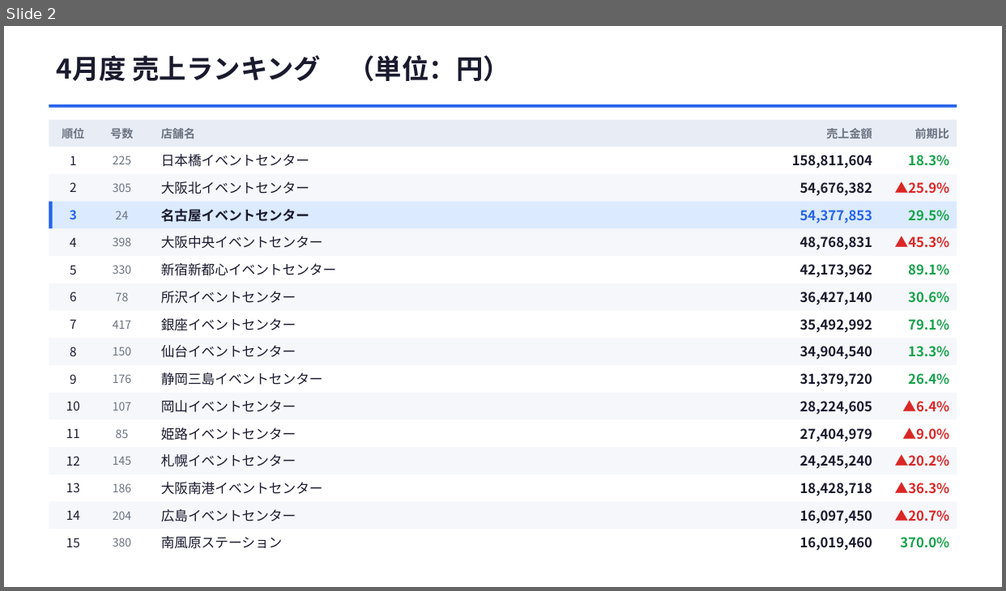
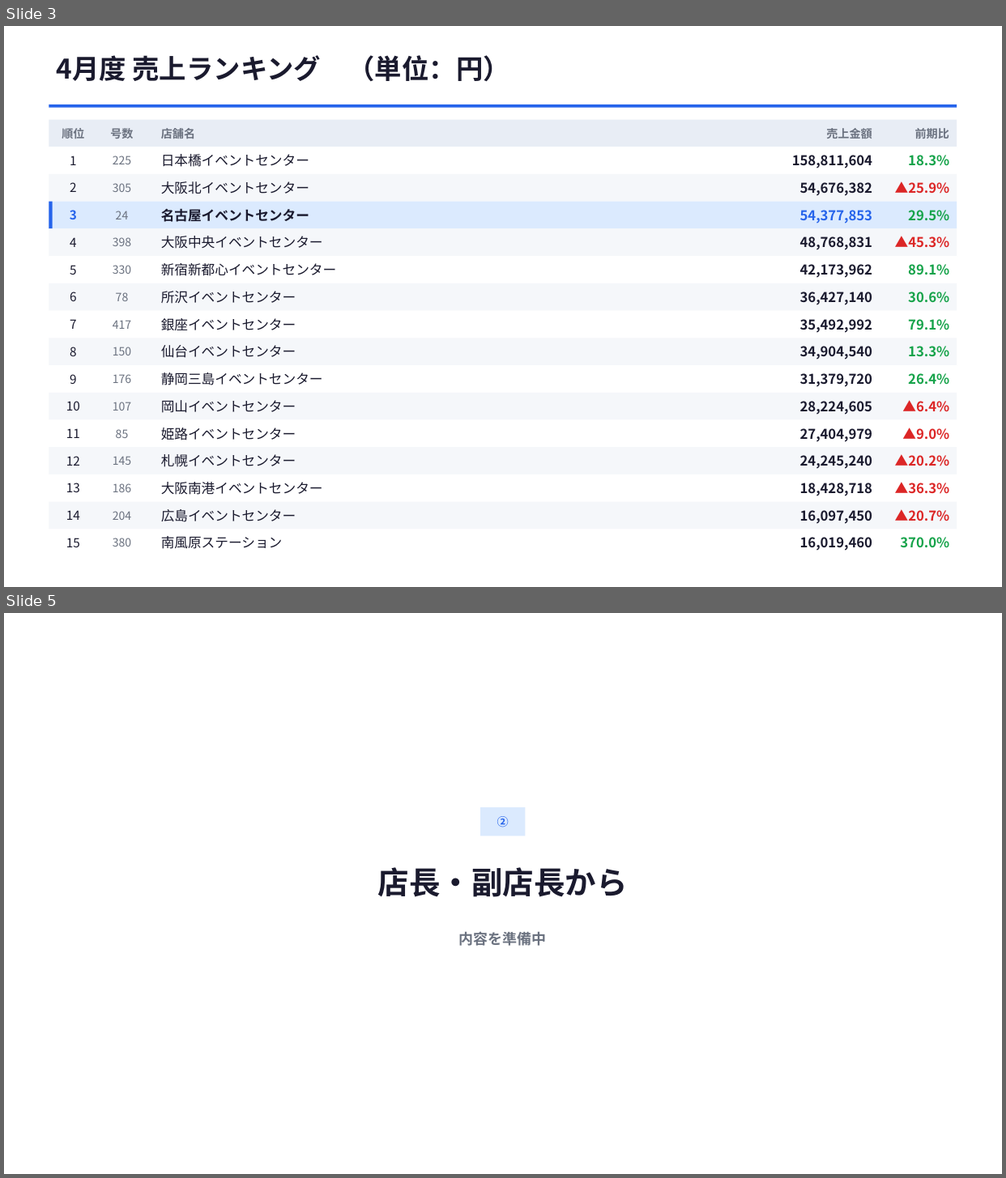
Before and after one commit to horihorihorihorichiz/-, a slide deck: slides/exports/sales-meeting.pptx. Shown one above the other, each under a label of ours: slide 2 before the commit, slides 3 and 5 after it; the slides between them are not shown. The pictures are 1006x591 and 1006x1178 pixels, drawn with LibreOffice and Linux fonts; fonts in the diff are those of the drawing. Boxes give left, top, right and bottom in pixels: in the first picture for what was removed or moved away, otherwise in the second. Text is boxed around its words. In the diff, an @@ line names an element or a change of style, - is before the commit and + after.

```diff
--- a/slides/exports/sales-meeting.pptx
+++ b/slides/exports/sales-meeting.pptx
@@ slide 5 added at (x1=4, y1=613, x2=1002, y2=1174), background #FFFFFF @@
@@ rectangle added at (x1=481, y1=807, x2=526, y2=836), fill #DBEAFE @@
@@ text added at (x1=497, y1=816, x2=509, y2=828), 11 pt, text #2563EB, bold @@
+②
@@ text added at (x1=378, y1=867, x2=628, y2=897), 30 pt, text #1A1A2E, bold @@
+店長・副店長から
@@ text added at (x1=459, y1=931, x2=547, y2=946), 14 pt, text #6B7280, bold @@
+内容を準備中
@@ what was slide 2 is now slide 3 @@
```
Also in this commit, not shown: 5 other slides added, 2 other files.
